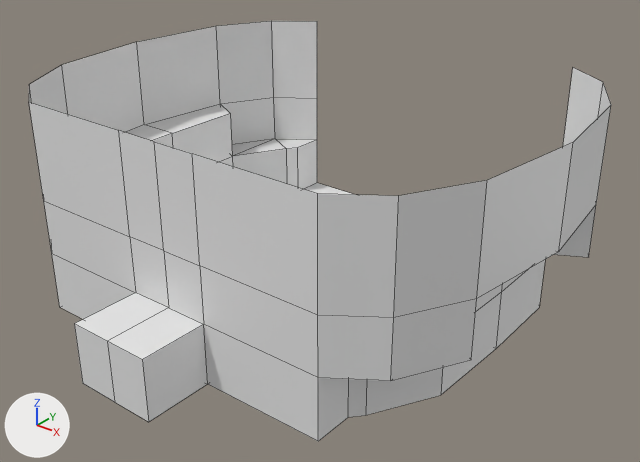
The FBX model Assets/Models/1st_floor.fbx: old version first, new version second.
Camera for both pictures: a 50 mm lens placed at (0.93, -1.49, 1.66), pointed at (-0.85, 0.74, 0.28). Every picture has the same lights, and +X, +Y and +Z are marked at lower left. Mesh edges are drawn as thin lines. Where no turn or scale is listed for an object, it has been applied to the vertices.

Before the edit, the objects in view are built like this:
```python
me_plane_005 = bpy.data.meshes.new('Plane.005')
me_plane_005.from_pydata(...)  # 168 vertices, 132 faces; spans x -0.94..0.94, y -0.99..0.75, z -0.03..0.78
ob_bottom = bpy.data.objects.new('Bottom', me_plane_005)
ob_bottom.location = (-0.95, 0.85, 0.0)
```
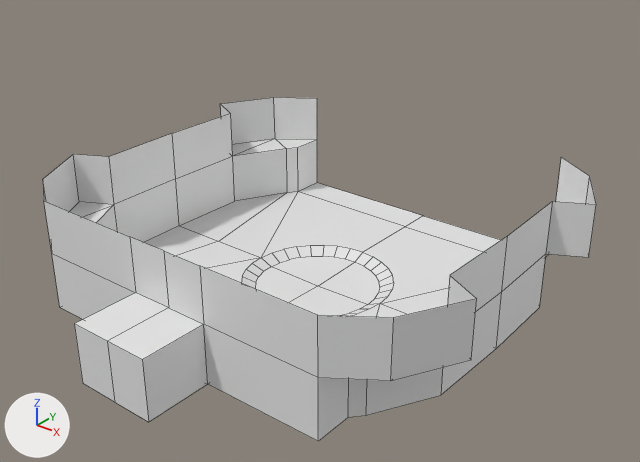
Commit message: Added 2nd floor

The change in detail:
me_plane_005 is used by ob_bottom; location (-0.95, 0.85, 0.0).
me_plane_005 had 168 vertices, 132 faces and spanned x -0.94..0.94, y -0.99..0.75, z -0.03..0.78.
me_plane_005 now has 149 vertices, 112 faces and spans x -0.89..0.89, y -0.99..0.75, z -0.03..0.42.
Part 1, on me_plane_005:
19 vertices are removed from x -0.94..0.94, y -0.75..0.75, z 0.42..0.78.
20 faces are deleted.

Pixel boxes [x1, y1, x2, y2] of what changed, in the pictures (640 x 462 px):
'Bottom', reshaped (18% shorter)
    before: [29, 21, 611, 441]
    after: [43, 97, 596, 441]
part 1 of me_plane_005, deleted
    before: [29, 21, 611, 318]
